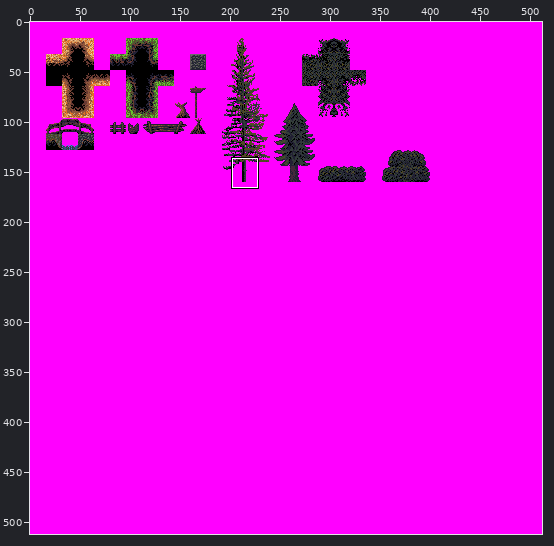
A sprite sheet gets an edit: AngryCastle/graphics/levels/Filmoor_tileset.png. The first picture is a wide view before the edit; the outline marks the close-up.
Close-up. First the earlier version:
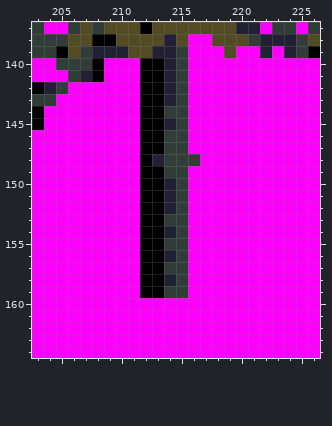
The file is 512x512 pixels. Colours within 5 levels of each other are drawn and written as one. Shown: x 203..226, y 137..164. The commit also changed other parts of the picture, which this record leaves out.
After the commit:
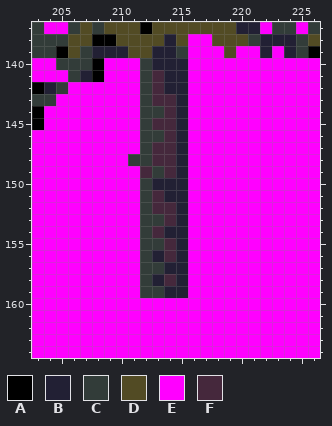
Palette (. is transparent): A #000000  B #222034  C #323c39  D #524b24  E #ff00ff  F #45283c
What changed:
{"y":140,"x":212,"old":"AA","new":"CB"}
{"y":140,"x":215,"old":"C","new":"B"}
{"y":141,"x":212,"old":"AA","new":"CF"}
{"y":141,"x":215,"old":"C","new":"B"}
{"y":142,"x":212,"old":"AA","new":"CF"}
{"y":142,"x":215,"old":"C","new":"B"}
{"y":143,"x":212,"old":"AABC","new":"CFFB"}
{"y":144,"x":212,"old":"AACC","new":"CCFB"}
{"y":145,"x":212,"old":"AABC","new":"CFFB"}
{"y":146,"x":212,"old":"AACC","new":"CCFB"}
{"y":147,"x":212,"old":"AACC","new":"CFFB"}
{"y":148,"x":211,"old":"EABCCC","new":"CCFFBE"}
{"y":149,"x":212,"old":"AACC","new":"FCFB"}
{"y":150,"x":212,"old":"AA","new":"CB"}
{"y":150,"x":215,"old":"C","new":"B"}
{"y":151,"x":212,"old":"AA","new":"CF"}
{"y":151,"x":215,"old":"C","new":"B"}
{"y":152,"x":212,"old":"AABC","new":"CFFB"}
{"y":153,"x":212,"old":"AACC","new":"CCFB"}
{"y":154,"x":212,"old":"AA","new":"CF"}
{"y":154,"x":215,"old":"C","new":"B"}
{"y":155,"x":212,"old":"AACC","new":"CCFB"}
{"y":156,"x":212,"old":"AABC","new":"CBFB"}
{"y":157,"x":212,"old":"AACC","new":"CCBB"}
{"y":158,"x":212,"old":"AABC","new":"CBFB"}
{"y":159,"x":212,"old":"AACC","new":"CCBB"}
{"label":"changed","picture_box":[128,58,200,298]}
